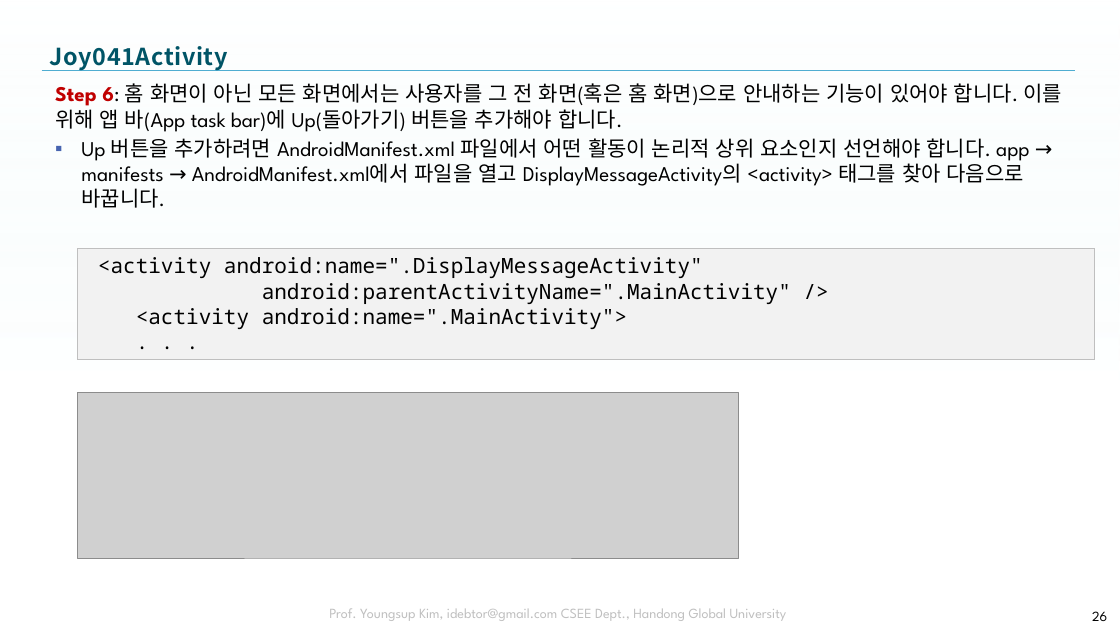
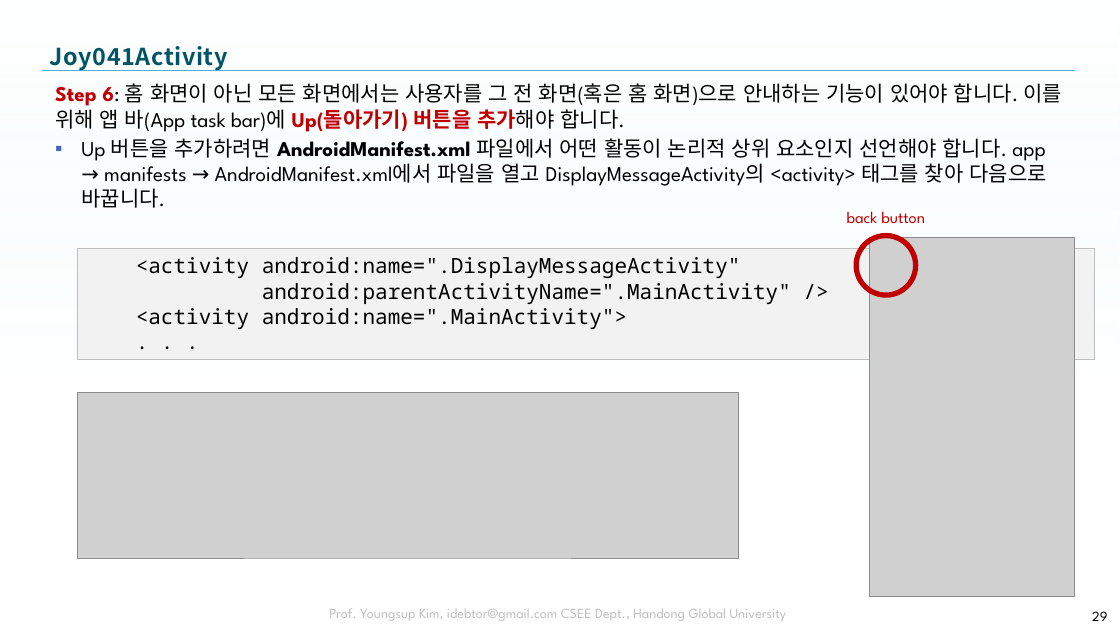
Before and after one commit to tae7841/HuStarAS, a slide deck: slide 29 of ppts/04Activity.pptx (slide 26 before the commit). Drawn at 1120x630 pixels with LibreOffice and Linux fonts; fonts in the diff are those of the drawing; grey boxes stand for pictures; background and template pictures are left out. Boxes give left, top, right and bottom in pixels: in the first picture for what was removed or moved away, otherwise in the second. Text is boxed around its words. In the diff, an @@ line names an element or a change of style, - is before the commit and + after.

```diff
--- a/ppts/04Activity.pptx
+++ b/ppts/04Activity.pptx
@@ text "Step 6: 홈 화면이 아닌 ..." at [55, 83, 1063, 208]: text colour #000000 to #C00000 in "Up(돌아가기) 버튼을 추가해야"; bold on in "Up(돌아가기) 버튼을 추가해야", "AndroidManifest.xml" @@
@@ text added at [847, 211, 925, 223], 14 pt, text #C00000 @@
+back button
@@ ellipse added at [856, 235, 916, 295], outline #C00000 4.5 pt @@
@@ picture added at [870, 238, 1075, 597] @@
@@ page number at [1092, 611, 1107, 621]: text changed @@
-26
+29
```
Also in this commit, not shown: 11 other slides changed, 12 slides added.
